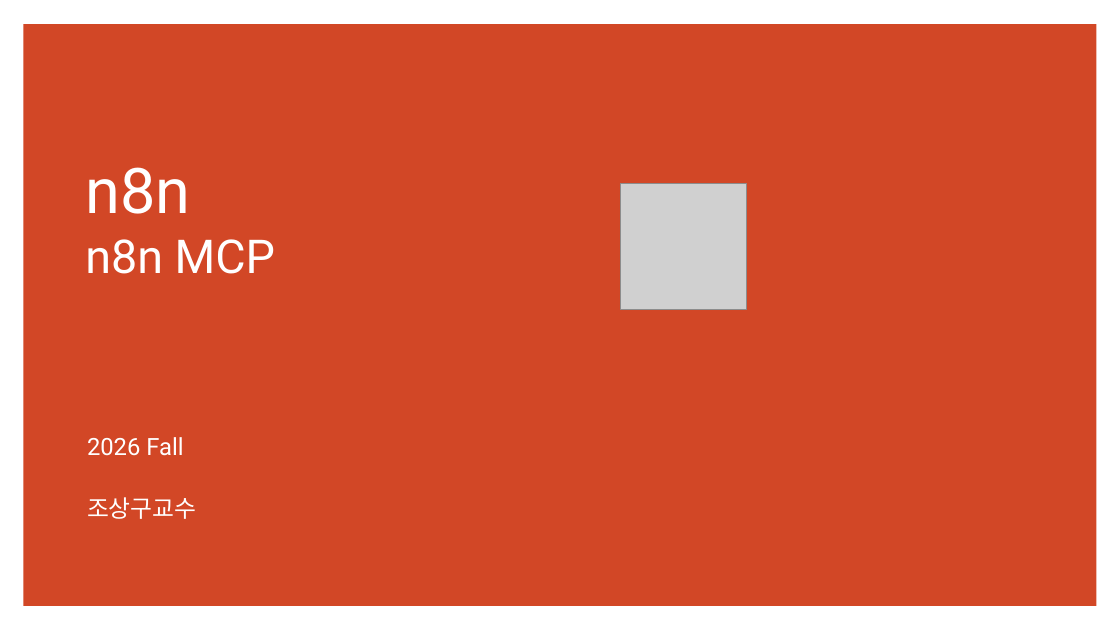
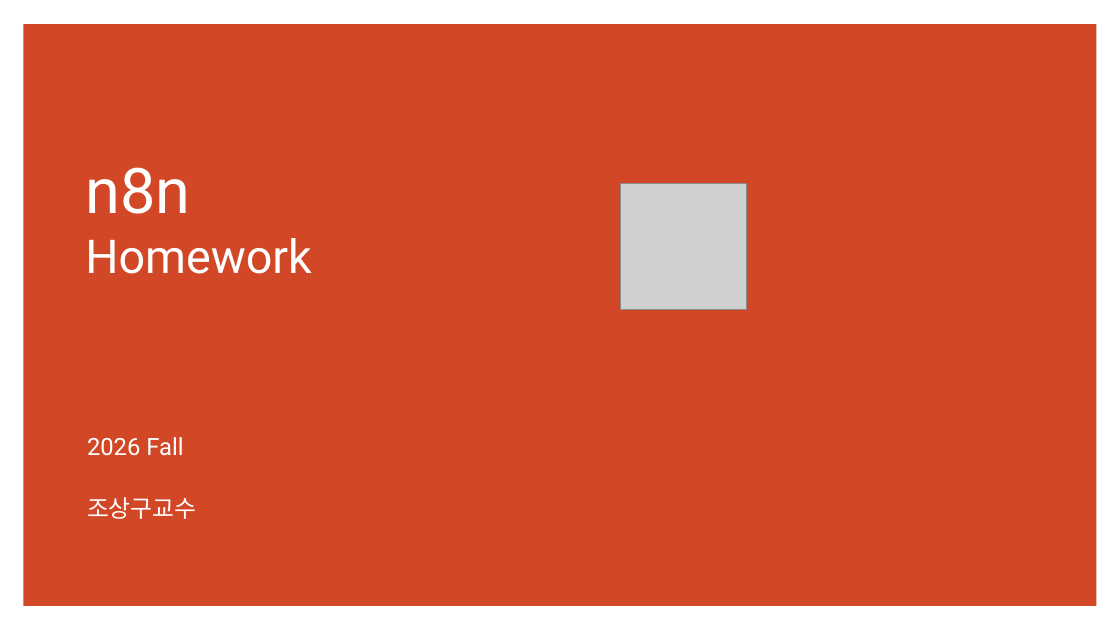
Before and after one commit to ancestor9/2026_Fall_AI-Workflow, a slide deck: slide 93 of PPTs/04_AI Workflow_n8n.pptx. Drawn at 1120x630 pixels with LibreOffice and Linux fonts; fonts in the diff are those of the drawing; grey boxes stand for pictures. Boxes give left, top, right and bottom in pixels: in the first picture for what was removed or moved away, otherwise in the second. Text is boxed around its words. In the diff, an @@ line names an element or a change of style, - is before the commit and + after.

```diff
--- a/PPTs/04_AI Workflow_n8n.pptx
+++ b/PPTs/04_AI Workflow_n8n.pptx
@@ title at (85, 167, 311, 274): text changed @@
-n8n
-n8n MCP
+n8n
+Homework
```
Also in this commit, not shown: 3 other slides changed, 3 slides removed.
